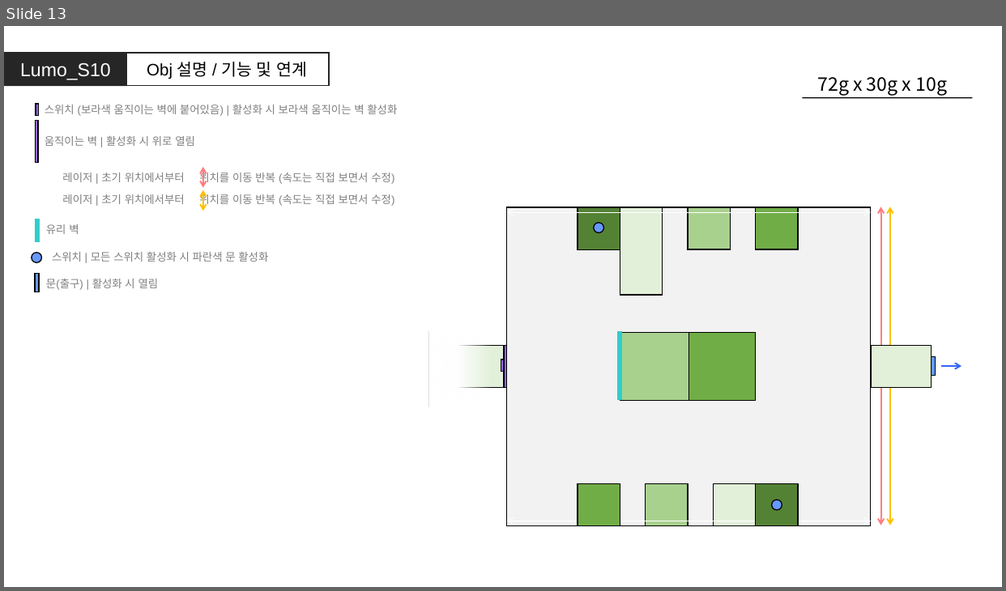
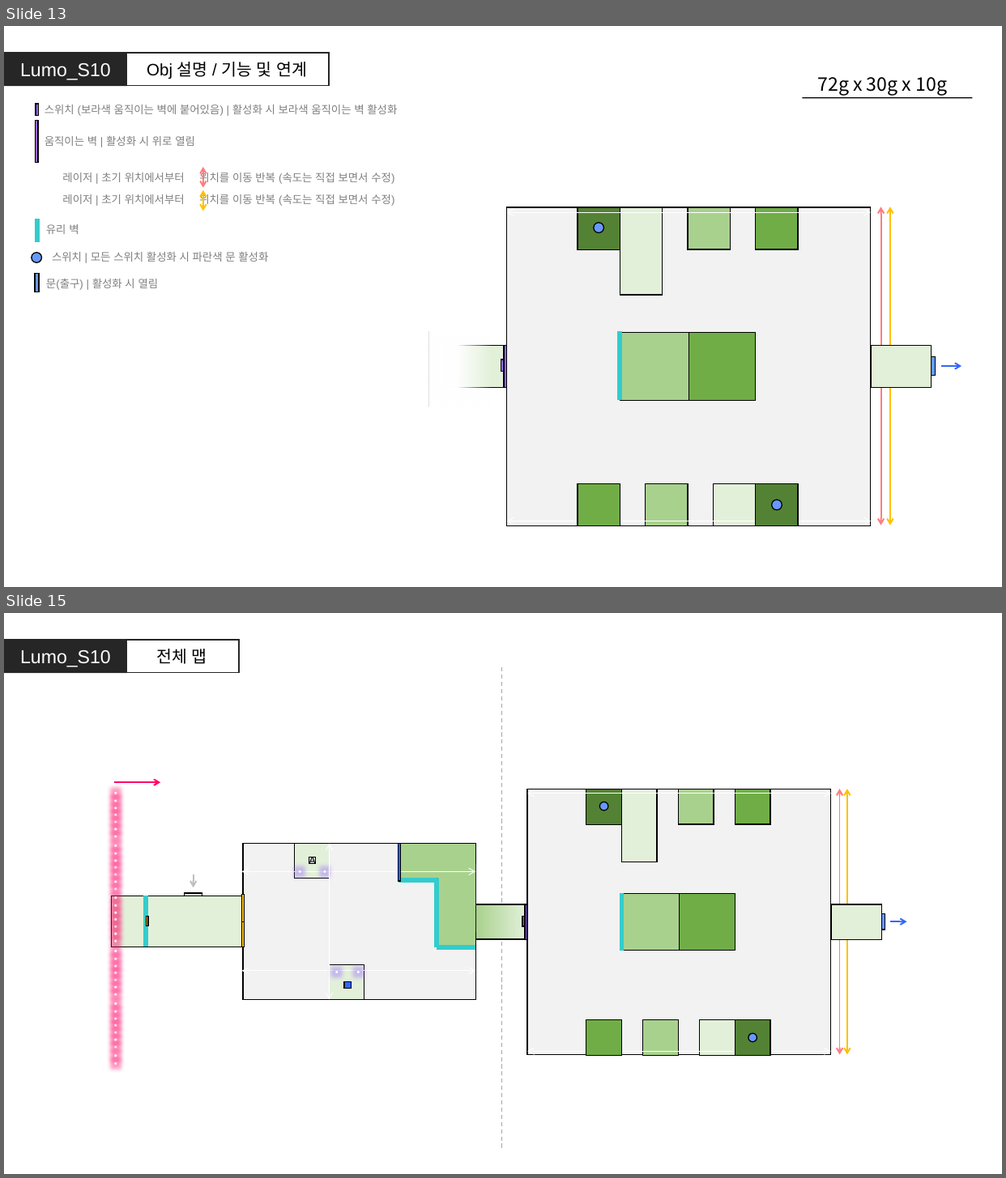
Before and after one commit to GGMGangsterHamster/GangsterHamster, a slide deck: Documents/Lumo_Stage.pptx. Shown one above the other, each under a label of ours: slide 13 before the commit, slides 13 and 15 after it; the slides between them are not shown. The pictures are 1006x591 and 1006x1178 pixels, drawn with LibreOffice and Linux fonts; fonts in the diff are those of the drawing. Boxes give left, top, right and bottom in pixels: in the first picture for what was removed or moved away, otherwise in the second. Text is boxed around its words. In the diff, an @@ line names an element or a change of style, - is before the commit and + after.

Commit message:
Lumo_S10 문서 조금 수정

```diff
--- a/Documents/Lumo_Stage.pptx
+++ b/Documents/Lumo_Stage.pptx
@@ slide 15 added at (x1=4, y1=613, x2=1002, y2=1174), background #FFFFFF @@
@@ rectangle added at (x1=4, y1=639, x2=127, y2=674), fill #262626, 18 pt, text #FFFFFF @@
+Lumo_S10
@@ rectangle added at (x1=125, y1=640, x2=238, y2=673), outline #262626 1.5 pt, 16 pt, text #000000 @@
+전체 맵
@@ group added at (x1=111, y1=667, x2=907, y2=1148): 43 ellipses, 30 rectangles, 7 double arrows, 6 lines, 3 arrows @@
+A
```
Also in this commit, not shown: 4 slides changed, 1 other slide added.
